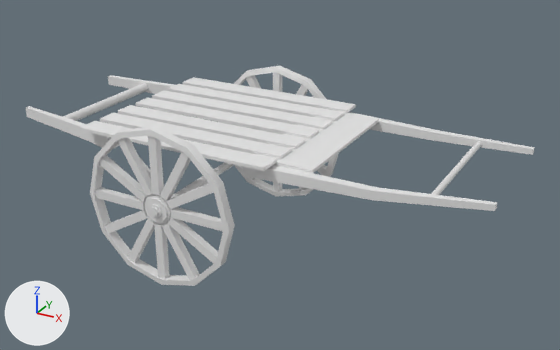
The FBX model Assets/Models/AssetsFinais/Charrete.fbx, before and after one commit.
Rendered twice from a camera (50 mm lens) standing at (2.36, -3.61, 2.23) and looking at (0.35, 0.05, 0.4). The axes (+X, +Y, +Z) are drawn at lower left. The lights are the same throughout.

Names of what the first picture shows: 'BarraSegura', 'RodasCharrete', 'Tabuas'.
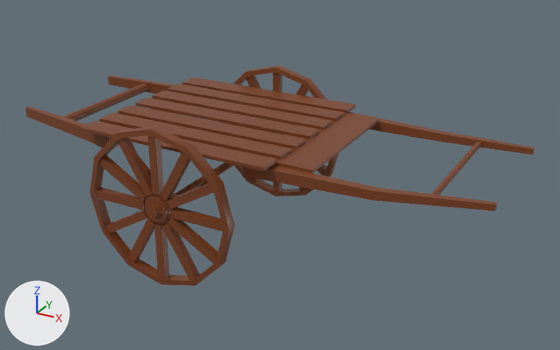
What changed in the scene script:
```text
Add mat_madeira:
    mat_madeira = principled_material('Madeira')
    mat_madeira.base_color = (0.198, 0.0523, 0.0137)  # brown #7b411f
    mat_madeira.roughness = 0.4
Change me_barrasegura:
    where me_barrasegura.from_pydata(...)  # 156 vertices, 128 faces; spans x -1.64..1.23, y -0.5..0.5, z -0.04..0.07
    add me_barrasegura.materials.append(mat_madeira)  # brown #7b411f
Change me_tabuas:
    where me_tabuas.from_pydata(...)  # 128 vertices, 114 faces; spans x -0.597..0.597, y -0.561..0.558, z -0.009..0.009
    add me_tabuas.materials.append(mat_madeira)  # brown #7b411f
Change me_rodascharrete_001:
    where me_rodascharrete_001.from_pydata(...)  # 1650 vertices, 1768 faces; spans x -0.46..0.46, y -0.7..0.7, z -0.46..0.46
    add me_rodascharrete_001.materials.append(mat_madeira)  # brown #7b411f
```

Pixel boxes [x1, y1, x2, y2] of what changed, in the pictures (560 x 350 px):
'RodasCharrete', recoloured (grey to brown): [90, 65, 339, 286] in both
'Tabuas', recoloured (white to brown): [79, 77, 356, 171] in both
'BarraSegura', recoloured (white to brown): [26, 75, 535, 211] in both
